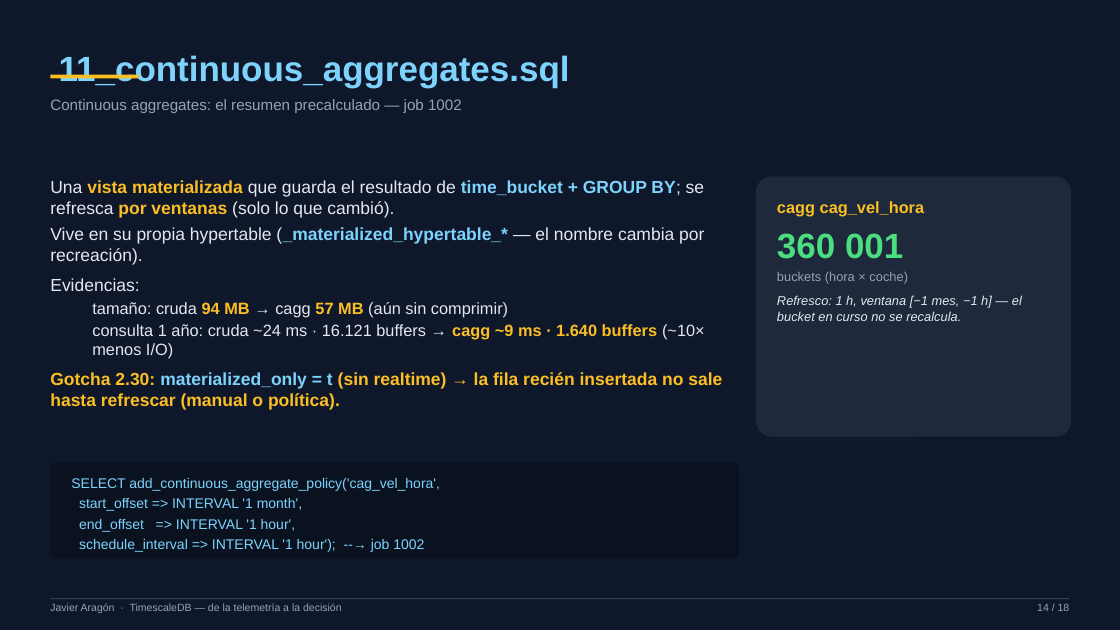
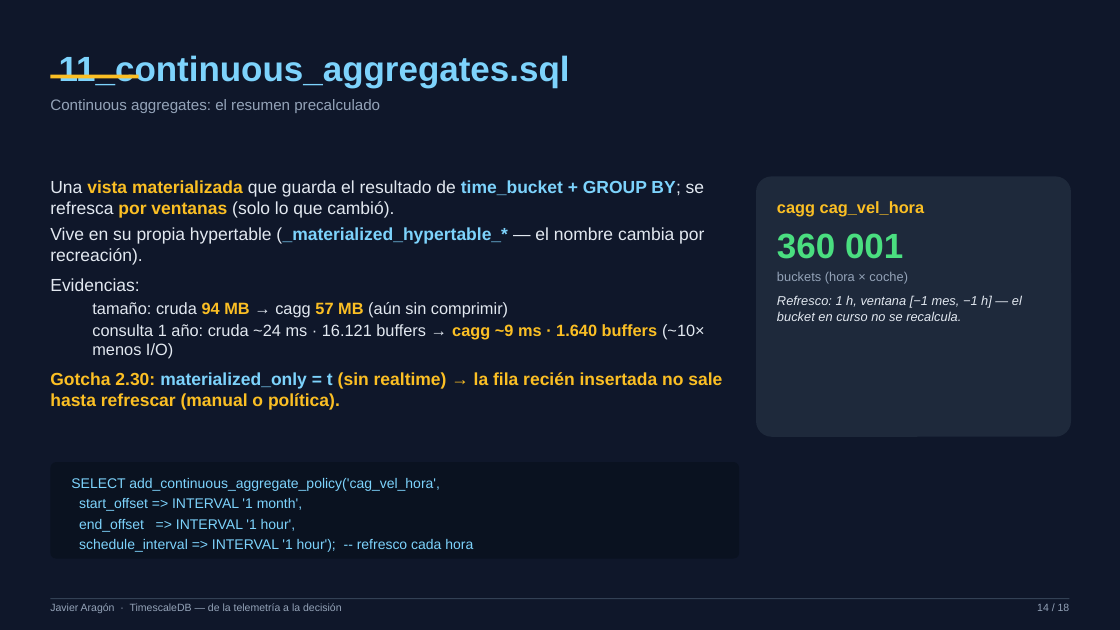
Before and after one commit to xavipuerto/autometrics-demo, a slide deck: slide 14 of presentacion/TimescaleDB-PPT-Javier.pptx. Drawn at 1120x630 pixels with LibreOffice and Linux fonts; fonts in the diff are those of the drawing. Boxes give left, top, right and bottom in pixels: in the first picture for what was removed or moved away, otherwise in the second. Text is boxed around its words. In the diff, an @@ line names an element or a change of style, - is before the commit and + after.

```diff
--- a/presentacion/TimescaleDB-PPT-Javier.pptx
+++ b/presentacion/TimescaleDB-PPT-Javier.pptx
@@ text at (50, 99, 380, 113): text changed @@
-Continuous aggregates: el resumen precalculado — job 1002
+Continuous aggregates: el resumen precalculado
@@ text at (79, 539, 473, 552): text changed @@
-schedule_interval => INTERVAL '1 hour'); --→ job 1002
+schedule_interval => INTERVAL '1 hour'); -- refresco cada hora
```
Also in this commit, not shown: 6 other slides changed, 1 other file.
